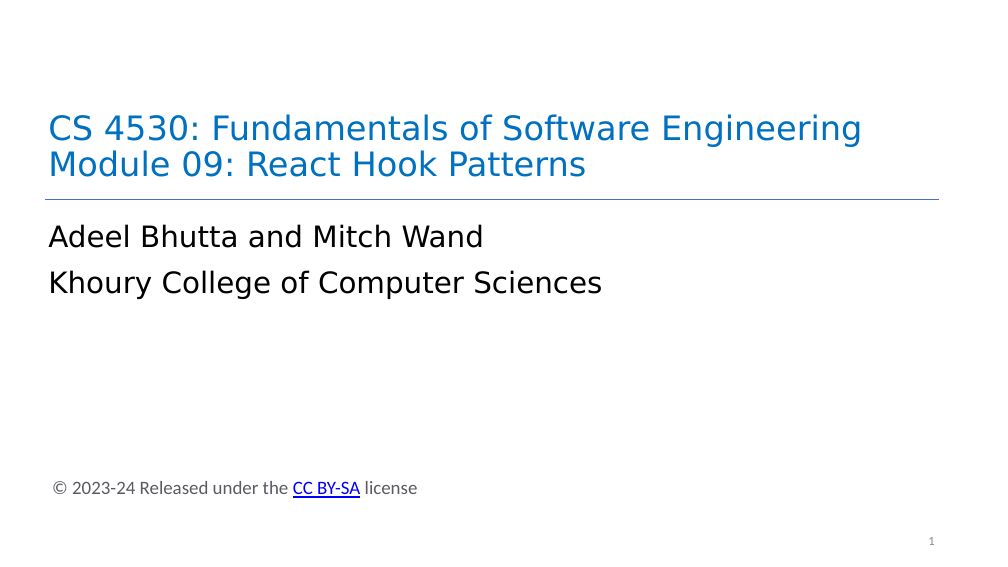
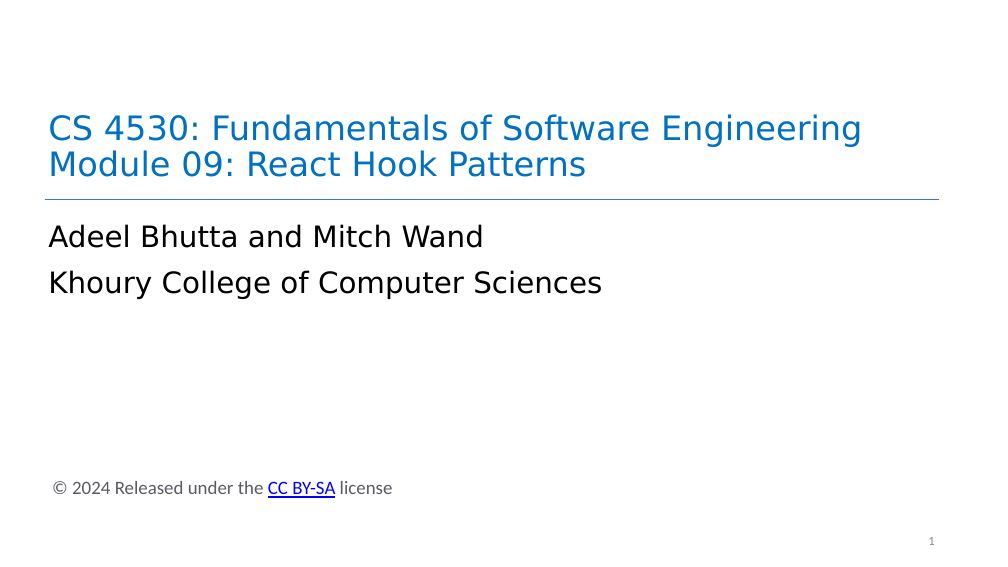
Before and after one commit to neu-se/CS4530-Fall-2024, a slide deck: slide 1 of Slides/Module 09 React Hooks.pptx. Drawn at 1008x567 pixels with LibreOffice and Linux fonts; fonts in the diff are those of the drawing. Boxes give left, top, right and bottom in pixels: in the first picture for what was removed or moved away, otherwise in the second. Text is boxed around its words. In the diff, an @@ line names an element or a change of style, - is before the commit and + after.

```diff
--- a/Slides/Module 09 React Hooks.pptx
+++ b/Slides/Module 09 React Hooks.pptx
@@ text at [72, 481, 393, 498]: text changed @@
-© 2023-24 Released under the CC BY-SA license
+© 2024 Released under the CC BY-SA license
```
Also in this commit, not shown: 3 other slides changed, 1 slide added, 1 slide removed, 3 other files.
